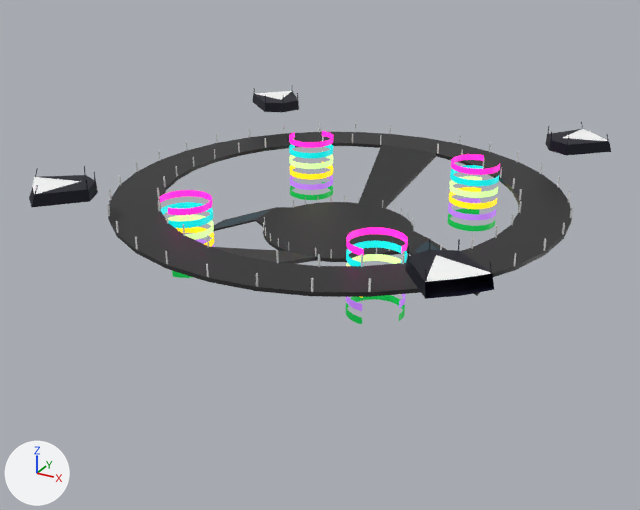
The Blender file assets/models/arena/arena.blend as it was, and as the next commit left it.
One viewpoint serves both versions: a 50 mm lens placed at (86.6, -72.8, 60.6), pointed at (31.5, 27.5, 10.4). The lights are fixed; the arrows at lower left show +X, +Y and +Z.

Names of what the first picture shows: 'arena-top.balconies', 'arena-top.drop-rings', 'arena-top.floor-ring', 'arena-top.floor-ring.posts', 'ramp.spanner.001'.
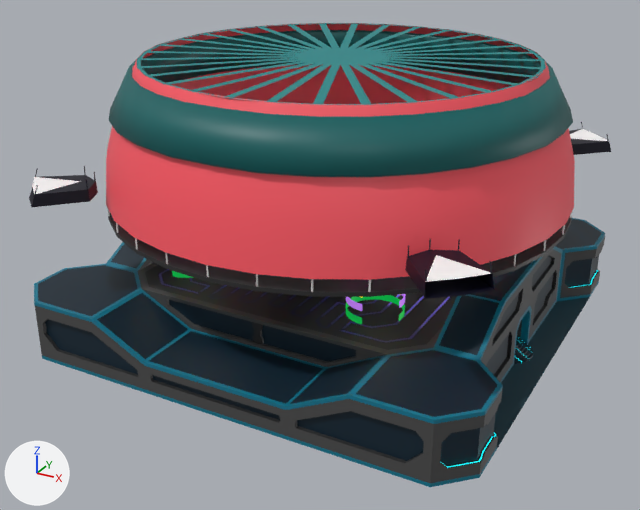
Location of each change, [x1, y1, x2, y2] in pixels of the pictures (640 x 510 px):
'arena.sides.high.001', added: after [34, 218, 605, 487]
'Sphere', added: after [106, 23, 575, 280]
'Sphere.002', added: after [109, 30, 573, 177]
'Cylinder.003', added: after [137, 23, 546, 105]
'arena.floor.main.004', added: after [138, 263, 457, 355]
'floor.lobby', added: after [494, 297, 590, 448]
'arena.floor.main.005', added: after [159, 269, 450, 343]
'arena.base.floor', added: after [514, 336, 533, 364]
'arena.sides.high.002', added: after [441, 270, 598, 467]
'arena-top.floor-ring', unchanged, covered by the edit: before [108, 132, 572, 297]; after [108, 213, 572, 297]
'arena-top.drop-rings', unchanged, covered by the edit: before [160, 131, 500, 324]; after [172, 271, 405, 324]

Patch to the scene script:
```diff
--- a/assets/models/arena/arena.blend.py
+++ b/assets/models/arena/arena.blend.py
@@ mat_dcl_avatarwearables_emissive @@
+mat_dcl_avatarwearables_emissive = bpy.data.materials.new('DCL.AvatarWearables_Emissive')
+# uses the picture img_avatarwearables_tx_png_001
@@ ob_sphere_002 @@
+ob_sphere_002 = bpy.data.objects.new('Sphere.002', me_sphere_002.copy())  # the mesh of ob_sphere_002; modifiers MIRROR, WEIGHTED_NORMAL, SOLIDIFY
+ob_sphere_002.location = (32.0, 32.0, 18.3)
+ob_sphere_002.rotation_euler = (0.0, 0.0, 0.785)  # degrees (0, 0, 45)
+ob_sphere_002.scale = (31.9, 31.9, 31.9)
@@ ob_cylinder_003 @@
+ob_cylinder_003 = bpy.data.objects.new('Cylinder.003', me_cylinder_016.copy())  # the mesh of ob_cylinder_003
+ob_cylinder_003.location = (32.0, 32.0, 37.2)
+ob_cylinder_003.scale = (26.6, 26.6, -0.323)
@@ ob_sphere @@
+ob_sphere = bpy.data.objects.new('Sphere', me_sphere.copy())  # the mesh of ob_sphere; modifiers MIRROR, WEIGHTED_NORMAL
+ob_sphere.location = (32.0, 32.0, 19.8)
+ob_sphere.rotation_euler = (0.0, 0.0, 0.785)  # degrees (0, 0, 45)
+ob_sphere.scale = (31.9, 31.9, 31.9)
@@ ob_arena_sides_high_002 @@
+ob_arena_sides_high_002 = bpy.data.objects.new('arena.sides.high.002', me_plane_001_1)  # 40 vertices, 20 faces; spans x 3.35..6.78, y -31.17..-18.97, z -0.74..3.74; modifiers MIRROR, WEIGHTED_NORMAL
+ob_arena_sides_high_002.parent = ob_origin_001
+ob_arena_sides_high_002.location = (57.07, 32.0, 1.75)
@@ ob_arena_floor_main_004 @@
+ob_arena_floor_main_004 = bpy.data.objects.new('arena.floor.main.004', me_cylinder_018.copy())  # the mesh of ob_arena_floor_main_004; modifiers MIRROR
+ob_arena_floor_main_004.parent = ob_origin_001
+ob_arena_floor_main_004.location = (32.0, 32.0, 5.0)
@@ ob_arena_sides_high_001 @@
+ob_arena_sides_high_001 = bpy.data.objects.new('arena.sides.high.001', me_plane_006)  # 310 vertices, 257 faces; spans x -25.1..6.9, y -32.0..0.0, z -2.7..9.8; modifiers MIRROR, WEIGHTED_NORMAL
+ob_arena_sides_high_001.parent = ob_origin_001
+ob_arena_sides_high_001.location = (57.07, 32.0, 1.75)
@@ ob_arena_floor_main_005 @@
+ob_arena_floor_main_005 = bpy.data.objects.new('arena.floor.main.005', me_cylinder_005.copy())  # the mesh of ob_arena_floor_main_005; modifiers MIRROR
+ob_arena_floor_main_005.parent = ob_origin_001
+ob_arena_floor_main_005.location = (32.0, 32.0, 5.01)
@@ ob_arena_base_floor @@
+ob_arena_base_floor = bpy.data.objects.new('arena.base.floor', me_plane_013.copy())  # the mesh of ob_arena_base_floor; modifiers WEIGHTED_NORMAL, TRIANGULATE
+ob_arena_base_floor.parent = ob_origin_001
+ob_arena_base_floor.location = (57.07, 32.0, 0.75)
@@ ob_floor_lobby @@
+ob_floor_lobby = bpy.data.objects.new('floor.lobby', me_plane_010.copy())  # the mesh of ob_floor_lobby
+ob_floor_lobby.location = (32.0, 32.0, 0.0)
+ob_floor_lobby.scale = (32.0, 27.7, 0.0)
```
